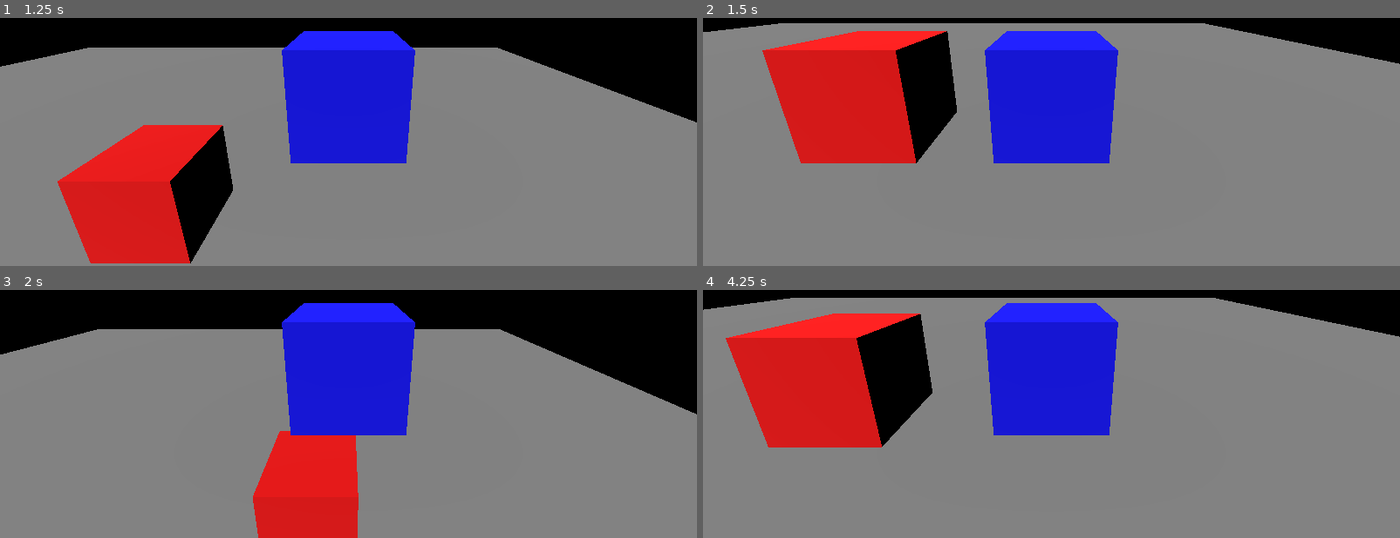
Above: before the commit, frames 1-4 (two rows, left to right).
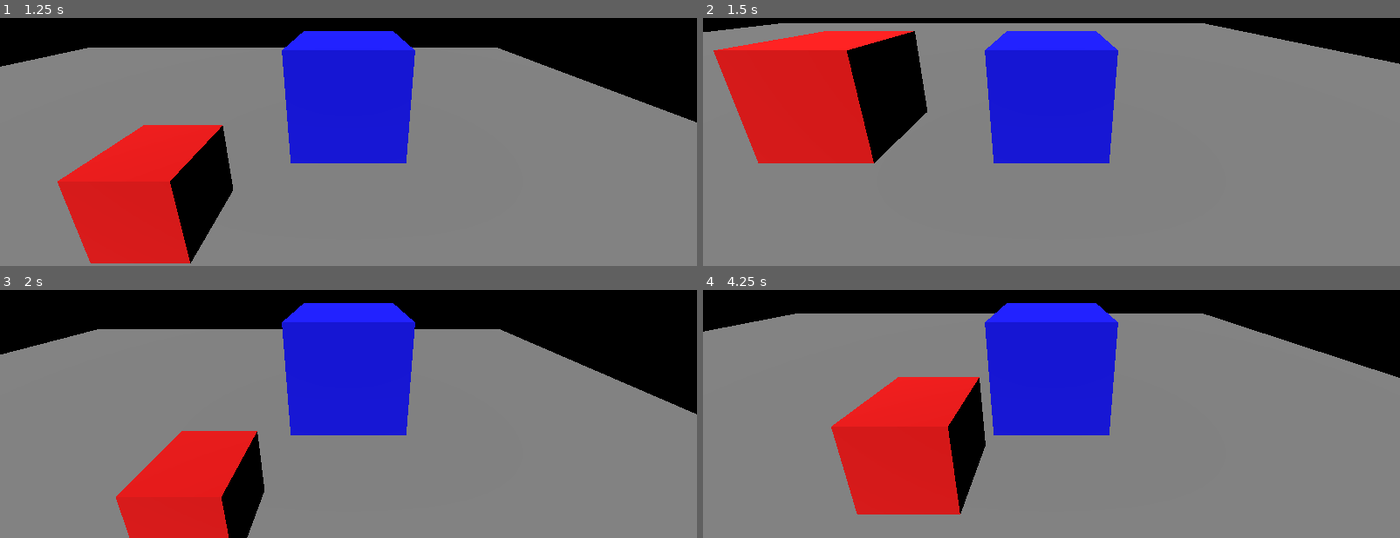
Above: after the commit, the same moments.

Repository: GyssRus/diplom
Game: Godot game, scene res://scene/level.tscn
Same seed, same stepped clock (60 frames per second), same inputs: the game is played once before the commit and once after it.
Inputs (mouse positions are in pixels of both pictures, inside the frame that each line leads up to):
- Up to frame 1 (1.25 s): tap Enter (ui_accept) at 0.5, 0.77 s; move the mouse to (501, 50) at 0.52 s; hold A (a) from 0.53 s (still down); tap D (d) at 0.8 s
- Up to frame 2 (1.5 s): move the mouse to (912, 89) at 1.27 s; release A (a) at 1.28 s; tap D (d) at 1.35 s
- Up to frame 3 (2 s): tap Enter (ui_accept) at 1.52 s; tap A (a) at 1.55 s
- Up to frame 4 (4.25 s): move the mouse to (outside the picture) at 2.02 s; hold A (a) 2.03-2.78 s; tap D (d) at 2.3, 2.85 s; move the mouse to (1016, 421) at 2.77 s; tap Enter (ui_accept) at 3.02, 3.77 s; tap A (a) at 3.05 s; move the mouse to (1260, 401) at 3.52 s; hold D (d) from 3.53 s (still down); click (1260, 401) at 3.6 s

Frame 1 is identical in both runs. In frame 2, 8.9% of the frame differs, in the area x 1-37%, y 5-59%; in frame 3, 13%; in frame 4, 27%, in the area x 0-100%, y 3-91%.

Commit message:
Добавил атаку и задержку при ударе

Diff:
--- a/script/enemy.gd
+++ b/script/enemy.gd
@@ -3,6 +3,9 @@
 var health = 30
 var speed = 2.0
 var gravity = 15.0
+var attack_damage = 10  # ДОБАВЛЕНО: урон атаки
+var can_attack = true   # ДОБАВЛЕНО: можно ли атаковать
+var is_attacking = false # ДОБАВЛЕНО: идёт ли атака сейчас
 
 @onready var mesh = $MeshInstance3D
 @onready var detection_area = $DetectionArea
@@ -37,8 +40,8 @@
 	if player == null:
 		player = get_tree().get_first_node_in_group("player")
 
-	# ДВИЖЕНИЕ ТОЛЬКО ЕСЛИ ИГРОК ОБНАРУЖЕН
-	if player_detected and player and is_instance_valid(player):
+	# ДВИЖЕНИЕ ТОЛЬКО ЕСЛИ ИГРОК ОБНАРУЖЕН И НЕ АТАКУЕТ
+	if player_detected and player and is_instance_valid(player) and not is_attacking:
 		var direction = sign(player.global_position.x - global_position.x)
 		velocity.x = direction * speed
 
@@ -48,10 +51,40 @@
 	else:
 		velocity.x = 0  # Стоим на месте
 
+	# ДОБАВЛЕНО: если игрок в зоне атаки и можно атаковать — начинаем атаку
+	if player_in_range and can_attack and not is_attacking:
+		start_attack()
+
 	if not is_on_floor():
 		velocity.y -= gravity * delta
 
 	move_and_slide()
+
+# ДОБАВЛЕНО: функция атаки
+func start_attack():
+	print("[Атака] Начинаю атаку!")
+	is_attacking = true
+	can_attack = false
+
+	# Останавливаем движение
+	velocity.x = 0
+
+	# Задержка перед ударом (замах) — 0.3 секунды
+	await get_tree().create_timer(0.3).timeout
+
+	# Проверяем, что игрок всё ещё в зоне атаки
+	if player_in_range and player and is_instance_valid(player):
+		print("[Атака] Удар! Наношу урон ", attack_damage)
+		if player.has_method("take_damage"):
+			player.take_damage(attack_damage)
+	else:
+		print("[Атака] Промах! Игрок вышел из зоны")
+
+	# Перезарядка (1 секунда)
+	await get_tree().create_timer(1.0).timeout
+	can_attack = true
+	is_attacking = false
+	print("[Атака] Готов к новой атаке")
 
 # Зона обнаружения (большая сфера)
 func _on_player_detected(body):
